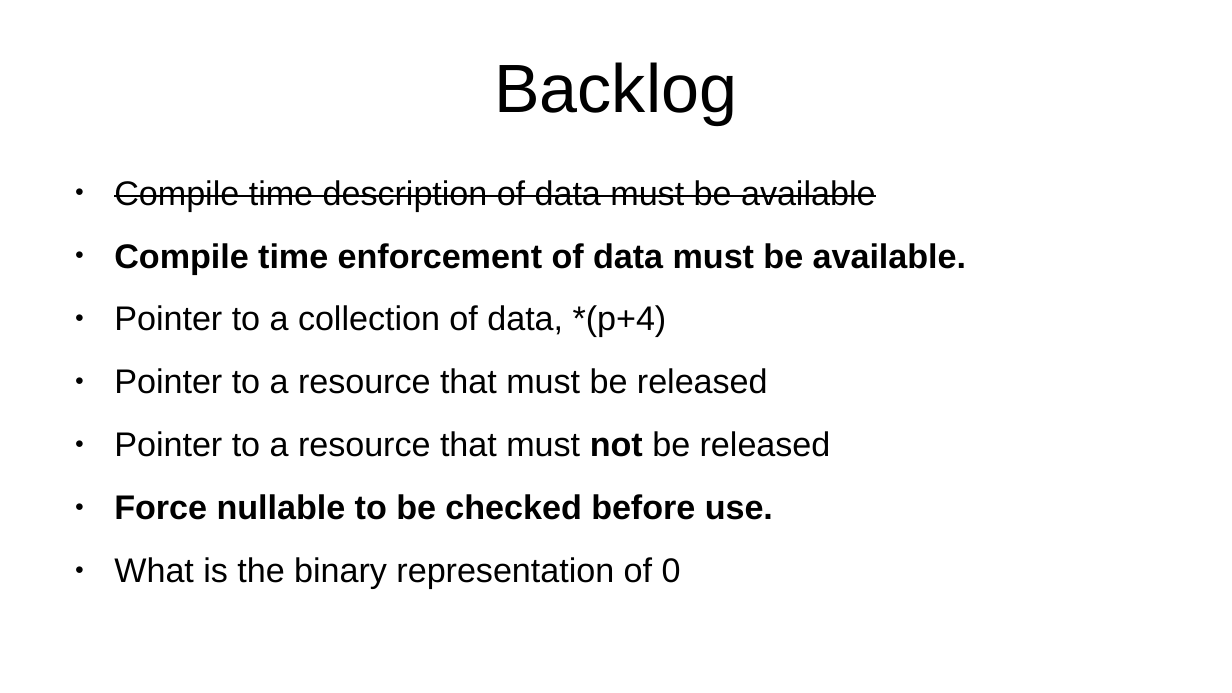
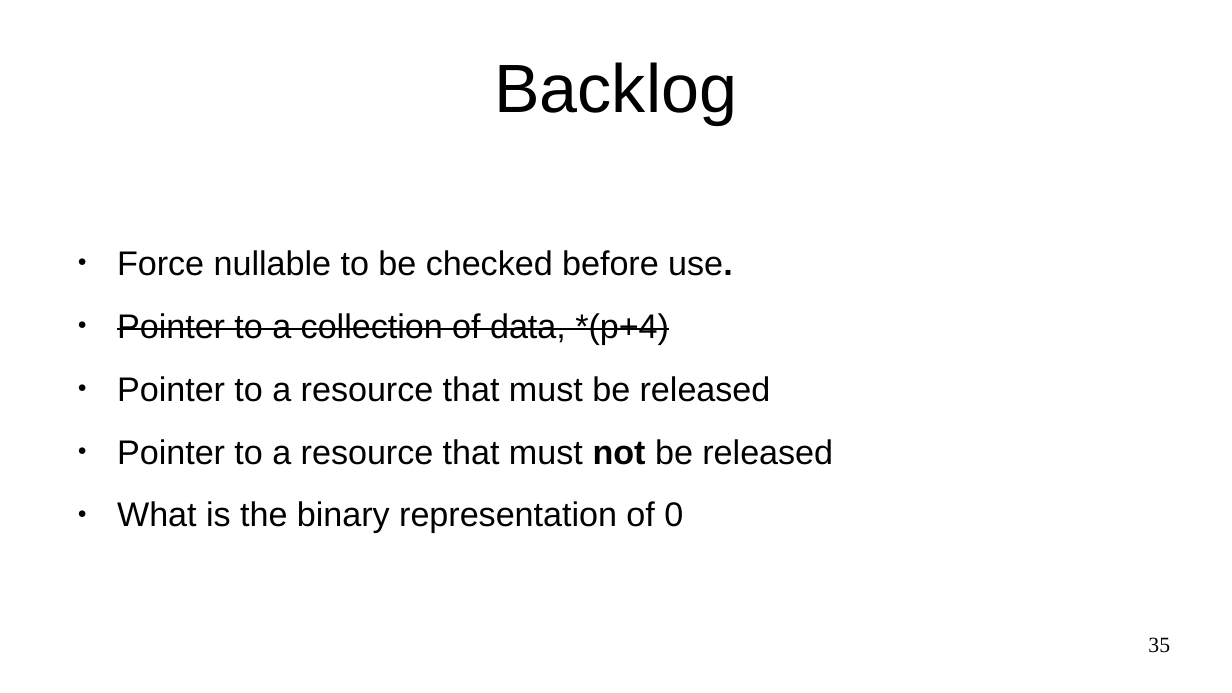
Before and after one commit to marcpawl/nullptr, a slide deck: slide 35 of slideshow.odp (slide 27 before the commit). Drawn at 1232x693 pixels with LibreOffice and Linux fonts; fonts in the diff are those of the drawing. Boxes give left, top, right and bottom in pixels: in the first picture for what was removed or moved away, otherwise in the second. Text is boxed around its words. In the diff, an @@ line names an element or a change of style, - is before the commit and + after.

```diff
--- a/slideshow.odp
+++ b/slideshow.odp
@@ text "Force nullable to be checked ...": place and size @@
-text "Force nullable to be checked ..." at [114, 180, 966, 589]
+text "Force nullable to be checked ..." at [117, 250, 833, 533]
@@ text at [117, 250, 733, 276]: text changed; bold off @@
-● Compile time description of data must be available
-● Compile time enforcement of data must be available.
+● Force nullable to be checked before use.
@@ text at [117, 313, 669, 344]: strikethrough on in "Pointer to a collection of data, *(p+4)" @@
@@ text at [114, 494, 773, 520]: paragraph removed @@
-● Force nullable to be checked before use.
@@ page number added at [1148, 637, 1170, 653], 14 pt, text #000000 @@
+35
```
Also in this commit, not shown: 46 other slides changed, 20 slides added, 12 slides removed.
